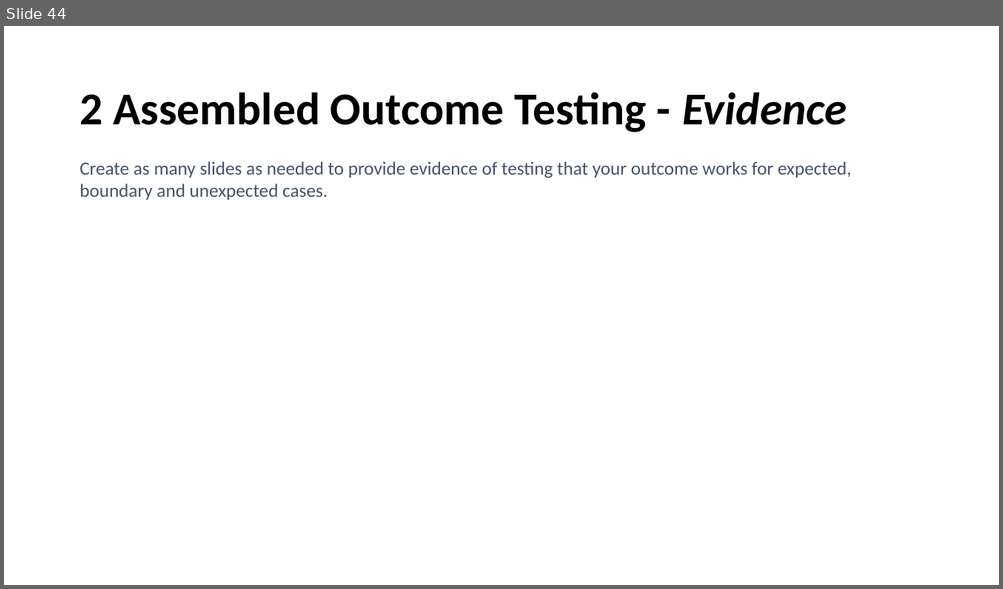
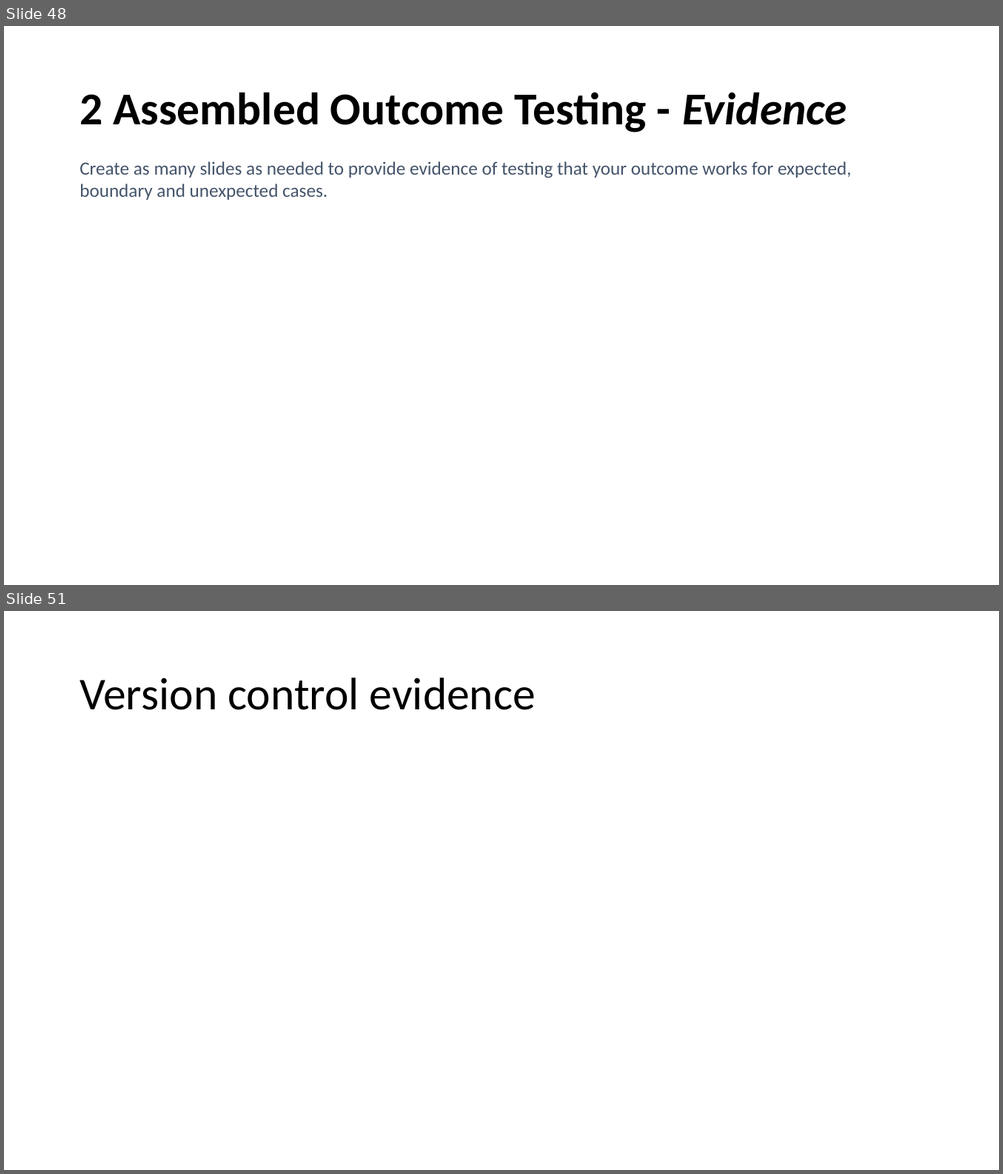
Before and after one commit to Samuel-Burgess/CS-Assesment-Programming, a slide deck: Documentation/3.7 and 3.8 Documentation Samuel Burgess.pptx. Shown one above the other, each under a label of ours: slide 44 before the commit, slides 48 and 51 after it; the slides between them are not shown. The pictures are 1003x589 and 1003x1174 pixels, drawn with LibreOffice and Linux fonts; fonts in the diff are those of the drawing. Boxes give left, top, right and bottom in pixels: in the first picture for what was removed or moved away, otherwise in the second. Text is boxed around its words. In the diff, an @@ line names an element or a change of style, - is before the commit and + after.

```diff
--- a/Documentation/3.7 and 3.8 Documentation Samuel Burgess.pptx
+++ b/Documentation/3.7 and 3.8 Documentation Samuel Burgess.pptx
@@ slide 51 added at box(4, 611, 999, 1170), background #FFFFFF @@
@@ title added at box(79, 678, 535, 710), 44 pt, text #000000 @@
+Version control evidence
@@ what was slide 44 is now slide 48 @@
```
Also in this commit, not shown: 5 slides changed, 7 other slides added, 1 slide removed, 6 other files.
